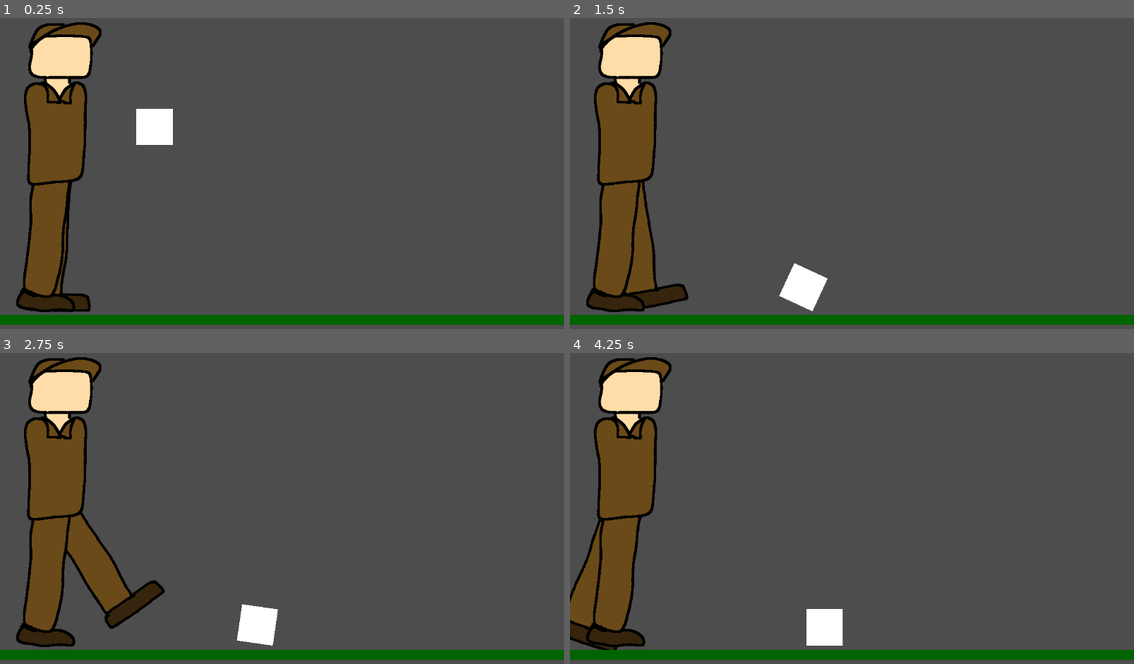
Above: before the commit, frames 1-4 (two rows, left to right).
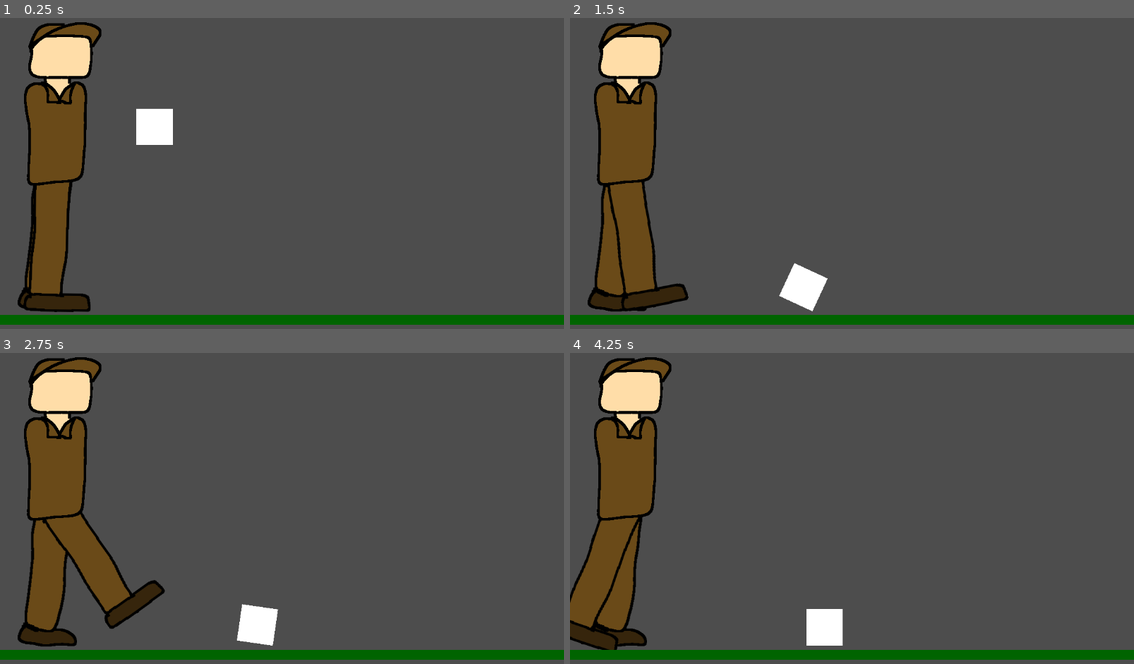
Above: after the commit, the same moments.

Repository: doctor-g/LD53
Game: Godot game, scene res://test_level.tscn
The game is run twice, just before and just after one commit, with the same random seed, the same clock (stepped at 60 frames per second) and the same inputs.
Inputs:
- Up to frame 1 (0.25 s): no input
- Up to frame 2 (1.5 s): tap Enter (drop) at 0.5, 0.6 s; tap Space (kick) at 1.35 s
- Up to frame 3 (2.75 s): tap Enter (drop) at 2.1 s
- Up to frame 4 (4.25 s): tap Space (kick) at 2.85 s; tap Enter (drop) at 3.6 s

The runs differ from the first frame. In frame 1, 0.7% of the frame differs, in the area x 2-14%, y 52-95%; in frame 2, 0.8%; in frame 3, 0.7%; in frame 4, 0.8%.

Commit message:
Put kicking leg in front
This has the unfortunate effect of showing the 'edge' of the leg on backswing.

Diff:
--- a/project/man/man.tscn
+++ b/project/man/man.tscn
@@ -1,8 +1,14 @@
-[gd_scene load_steps=8 format=3 uid="uid://darq8ocldvh5a"]
+[gd_scene load_steps=9 format=3 uid="uid://darq8ocldvh5a"]
 
 [ext_resource type="Script" path="res://man/man.gd" id="1_352em"]
+[ext_resource type="Texture2D" uid="uid://c5665wjan5n2v" path="res://man/lower.png" id="2_e3kca"]
 [ext_resource type="Texture2D" uid="uid://b6tixluwfc52p" path="res://man/kicking_leg.png" id="2_uqefx"]
-[ext_resource type="Texture2D" uid="uid://b1q15kh2flon1" path="res://man/static_part.png" id="3_mowxe"]
+[ext_resource type="Texture2D" uid="uid://p668kh236j6u" path="res://man/upper.png" id="4_ynupq"]
+
+[sub_resource type="RectangleShape2D" id="RectangleShape2D_wu1ok"]
+size = Vector2(123, 324)
+
+[sub_resource type="CircleShape2D" id="CircleShape2D_rfg6y"]
 
 [sub_resource type="RectangleShape2D" id="RectangleShape2D_2fkcw"]
 size = Vector2(70, 274)
@@ -10,34 +16,9 @@
 [sub_resource type="RectangleShape2D" id="RectangleShape2D_ommkx"]
 size = Vector2(126, 34)
 
-[sub_resource type="RectangleShape2D" id="RectangleShape2D_wu1ok"]
-size = Vector2(123, 324)
-
-[sub_resource type="CircleShape2D" id="CircleShape2D_rfg6y"]
-
 [node name="Man" type="StaticBody2D"]
 position = Vector2(-20, -289)
 script = ExtResource("1_352em")
-
-[node name="Leg" type="RigidBody2D" parent="."]
-collision_mask = 7
-mass = 12.0
-
-[node name="KickingLeg" type="Sprite2D" parent="Leg"]
-position = Vector2(31, 137)
-texture = ExtResource("2_uqefx")
-
-[node name="LegCollision" type="CollisionShape2D" parent="Leg"]
-position = Vector2(14, 125)
-shape = SubResource("RectangleShape2D_2fkcw")
-
-[node name="FootCollision" type="CollisionShape2D" parent="Leg"]
-position = Vector2(32, 270)
-shape = SubResource("RectangleShape2D_ommkx")
-
-[node name="StaticPart" type="Sprite2D" parent="."]
-position = Vector2(30, -5)
-texture = ExtResource("3_mowxe")
 
 [node name="TorsoCollision" type="CollisionShape2D" parent="."]
 position = Vector2(27.5, -135)
@@ -62,3 +43,27 @@
 [node name="CollisionShape2D" type="CollisionShape2D" parent="LeftLegLimiter"]
 shape = SubResource("CircleShape2D_rfg6y")
 metadata/_edit_lock_ = true
+
+[node name="Lower" type="Sprite2D" parent="."]
+position = Vector2(7, 139)
+texture = ExtResource("2_e3kca")
+
+[node name="Leg" type="RigidBody2D" parent="."]
+collision_mask = 7
+mass = 12.0
+
+[node name="KickingLeg" type="Sprite2D" parent="Leg"]
+position = Vector2(31, 137)
+texture = ExtResource("2_uqefx")
+
+[node name="LegCollision" type="CollisionShape2D" parent="Leg"]
+position = Vector2(14, 125)
+shape = SubResource("RectangleShape2D_2fkcw")
+
+[node name="FootCollision" type="CollisionShape2D" parent="Leg"]
+position = Vector2(32, 270)
+shape = SubResource("RectangleShape2D_ommkx")
+
+[node name="Upper" type="Sprite2D" parent="."]
+position = Vector2(38, -136)
+texture = ExtResource("4_ynupq")
Binary file added: project/man/lower.png
Not shown, changed: project/man/lower.png.import
Binary file removed: project/man/static_part.png
Binary file added: project/man/upper.png
Not shown, added: project/man/upper.png.import
